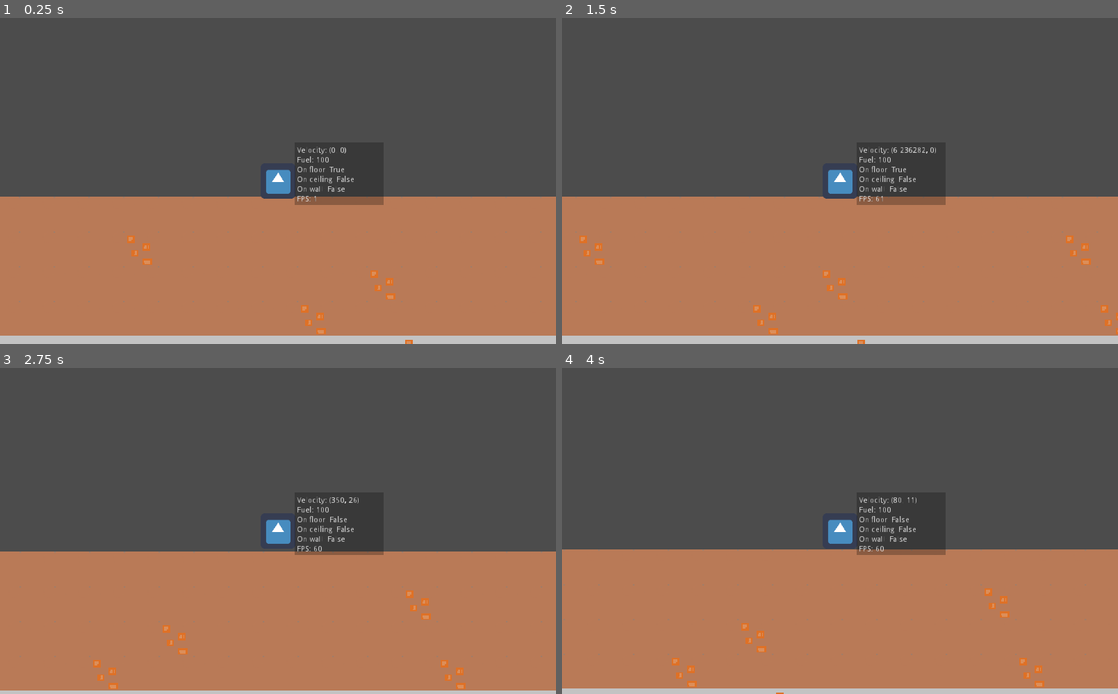
Above: before the commit, frames 1-4 (two rows, left to right).
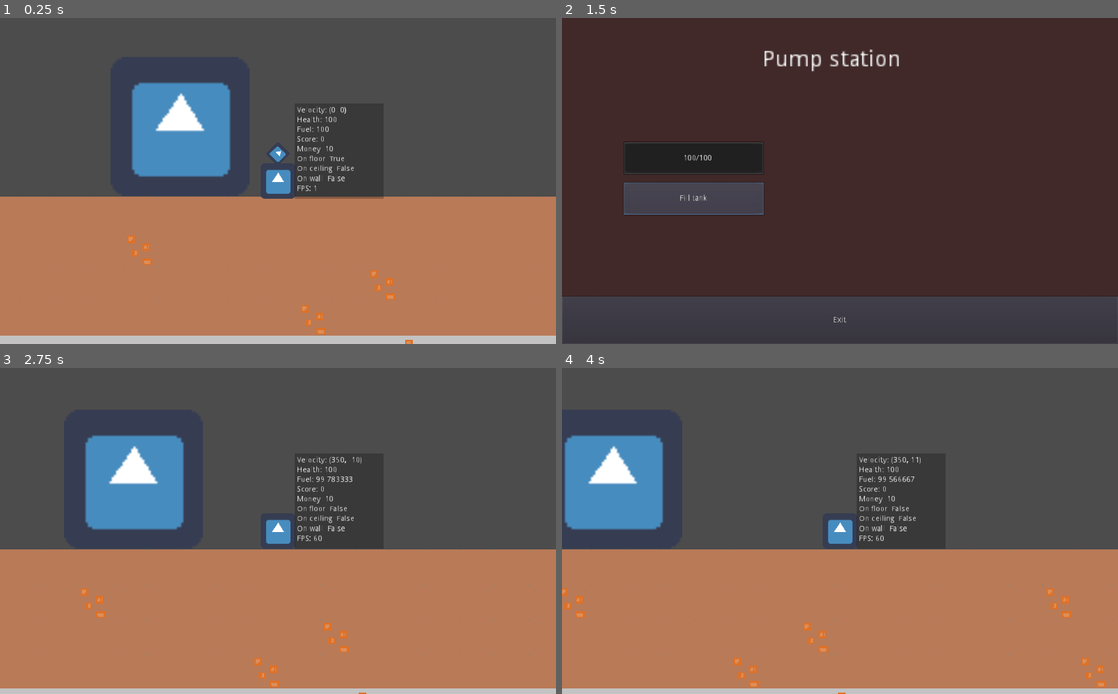
Above: after the commit, the same moments.

Repository: drabekm/Depths
Game: Godot game, scene res://Maps/ChunkTestWorld.tscn
Two runs of this game, one before a commit and one after it. Both use one fixed random seed, a clock stepped at 60 frames per second and the inputs below. The engine's default icon, where the game draws it, is replaced by a stand-in: a white triangle on a blue panel in a dark square.
Inputs (mouse positions are in pixels of both pictures, inside the frame that each line leads up to):
- Up to frame 1 (0.25 s): no input
- Up to frame 2 (1.5 s): tap Enter at 0.5 s; hold Right (ui_right) 0.53-1.25 s; hold E (function, bound only after the commit) 0.53-1.25 s; tap Up (ui_up) at 0.77, 0.8, 1.07 s; click (695, 197) at 1.25 s, where only the run after the commit has a clickable "Fill tank"
- Up to frame 3 (2.75 s): tap Space at 2 s; hold Right (ui_right) from 2.03 s (still down); tap Up (ui_up) at 2.1, 2.27, 2.57 s; tap E (function, bound only after the commit) at 2.3 s
- Up to frame 4 (4 s): release Right (ui_right) at 2.78 s; hold Left (ui_left) 2.78-3.53 s; hold E (function, bound only after the commit) 2.78-3.53 s; tap Up (ui_up) at 3.05, 3.77 s; hold Right (ui_right) from 3.53 s (still down); tap E (function, bound only after the commit) at 3.6 s

The runs differ from the first frame. In frame 1, 6.1% of the frame differs, in the area x 23-69%, y 19-58%; in frame 2, 96%, in the area x 0-100%, y 0-100%; in frame 3, 8.2%; in frame 4, 7.3%.

Commit message:
Add fuel consumption, add pumping station

Diff:
--- a/Entities/Block/Block.gd
+++ b/Entities/Block/Block.gd
@@ -9,13 +9,16 @@
 						 preload("res://Entities/Block/Textures/iron.png"),
 						 preload("res://Entities/Block/Textures/diamonds.png")]
 
+const mineral_scores = [50, 100, 1000]
+
 var material_type: int = 0
 var has_mineral: bool = false
 var mineral_type: int = -1
 var indestructable: bool = false
 
 var chunk_name: String = ""
-var score
+const BASE_SCORE = 5
+var score: int = BASE_SCORE
 
 func destroy():
 	GlobalMapData.add_deleted_block(self.position, self.chunk_name)
@@ -25,11 +28,12 @@
 	self.chunk_name = chunk_name
 	self.position = position
 
-func set_body_texture(material_type: int):
+func set_body(material_type: int):
 	self.material_type = material_type
 	get_node("Body").texture = material_textures[material_type]
 
-func set_mineral_texture(mineral_type: int):
+func set_mineral(mineral_type: int):
 	self.mineral_type = mineral_type
 	self.has_mineral = true
+	self.score = mineral_scores[mineral_type]
 	get_node("Mineral").texture = mineral_textures[mineral_type]
--- a/Entities/ChunkHandler/Chunk.gd
+++ b/Entities/ChunkHandler/Chunk.gd
@@ -24,11 +24,11 @@
 			block_position.x += self.position.x
 
 			if(block_position.y < GlobalMapData.BLOCK_SIZE * 8):
-				block_instance.set_body_texture(BlockEnums.MaterialTypes.DIRT)
+				block_instance.set_body(BlockEnums.MaterialTypes.DIRT)
 			elif(block_position.y < GlobalMapData.BLOCK_SIZE * 20):
-				block_instance.set_body_texture(BlockEnums.MaterialTypes.STONE)
+				block_instance.set_body(BlockEnums.MaterialTypes.STONE)
 			else:
-				block_instance.set_body_texture(BlockEnums.MaterialTypes.STRONG_STONE)
+				block_instance.set_body(BlockEnums.MaterialTypes.STRONG_STONE)
 
 
 			give_block_mineral(block_instance, block_position.x, block_position.y)
@@ -55,11 +55,11 @@
 
 	if  noise_value > 0.3:
 		if noise_value < 0.50:
-			block.set_mineral_texture(BlockEnums.MineralTypes.COPPER)
+			block.set_mineral(BlockEnums.MineralTypes.COPPER)
 		elif noise_value < 0.85:
-			block.set_mineral_texture(BlockEnums.MineralTypes.IRON)
+			block.set_mineral(BlockEnums.MineralTypes.IRON)
 		elif noise_value < 1:
-			block.set_mineral_texture(BlockEnums.MineralTypes.DIAMOND)
+			block.set_mineral(BlockEnums.MineralTypes.DIAMOND)
 
 	return block
 
--- a/Entities/Player/Player.gd
+++ b/Entities/Player/Player.gd
@@ -5,6 +5,8 @@
 var gravity = 0
 
 var is_thrusters_on: bool = false
+var is_moving: bool = false
+
 
 const GRAVITY_ACC = 7
 const SPEED_SLOWDOWN = 0.25
@@ -29,6 +31,7 @@
 func _physics_process(delta):
 	input()
 	_movement()
+	_subtract_fuel(delta)
 
 func _drill_colides_with_block(drill) -> bool:
 	var collider = drill.get_collider()
@@ -36,34 +39,40 @@
 		return collider.is_in_group("Block")
 	return false
 
-func _start_drilling(drill):
+func _start_drilling(drill: Node):
 	if _drill_colides_with_block(drill):
 				var collider = drill.get_collider()
 				if collider.has_mineral:
 					PlayerData.add_mineral(collider.mineral_type)
+
+				PlayerData.score += collider.score
 				collider.destroy()
 
-func reorient_drill(direction): # -1 = left, 1 = right
+func reorient_drill(direction) -> void: # -1 = left, 1 = right
 	forwardDrill.scale.x = direction
 
-func input():
+func input() -> void:
+	is_moving = false
 	var acceleration = PlayerData.acceleration
 	var max_speed = PlayerData.max_speed
 
 	if Input.is_action_pressed("ui_up"):
 		velocity.y = velocity.y - PlayerData.thurster_power
+		is_moving = true
 	elif Input.is_action_pressed("ui_down"):
 		if is_on_floor():
 			_start_drilling(bottomDrill)
 
 	if Input.is_action_pressed("ui_left"):
 		reorient_drill(-1)
+		is_moving = true
 		velocity.x = max(velocity.x - acceleration, -max_speed)
 		if is_on_wall() and is_on_floor():
 			_start_drilling(forwardDrill)
 
 	elif Input.is_action_pressed("ui_right"):
 		reorient_drill(1)
+		is_moving = true
 		velocity.x = min(velocity.x + acceleration, max_speed)
 		if is_on_wall() and is_on_floor():
 			_start_drilling(forwardDrill)
@@ -73,8 +82,12 @@
 		else:
 			velocity.x = lerp(velocity.x, 0, SPEED_SLOWDOWN_AIR)
 
+func _subtract_fuel(delta: float)-> void:
+	if is_moving:
+		PlayerData.fuel -= PlayerData.fuel_consumption * delta
 
-func _movement():
+
+func _movement() -> void:
 	velocity.y = velocity.y + GRAVITY_ACC
 	velocity = move_and_slide(velocity, Vector2(0,-1))
 
@@ -83,10 +96,13 @@
 	elif self.is_on_ceiling() and is_thrusters_on:
 		_kill_vertical_velocity()
 
-func _kill_vertical_velocity():
+func _kill_vertical_velocity() -> void:
 	velocity.y = 0
 
-func update_debug_labels():
+func update_debug_labels() -> void:
+	get_node("DEBUG/labels/health").text = "Health: " + str(PlayerData.health)
+	get_node("DEBUG/labels/score").text = "Score: " + str(PlayerData.score)
+	get_node("DEBUG/labels/money").text = "Money: " + str(PlayerData.money)
 	get_node("DEBUG/labels/velocity").text = "Velocity: " + str(velocity)
 	get_node("DEBUG/labels/fuel").text = "Fuel: " + str(PlayerData.fuel)
 	get_node("DEBUG/labels/on_floor").text = "On floor: " + str(is_on_floor())
--- a/Entities/Player/Player.tscn
+++ b/Entities/Player/Player.tscn
@@ -19,13 +19,15 @@
 shape = SubResource( 1 )
 
 [node name="DEBUG" type="Control" parent="."]
+margin_top = -12.0
+margin_bottom = -12.0
 __meta__ = {
 "_edit_use_anchors_": false
 }
 
 [node name="ColorRect" type="ColorRect" parent="DEBUG"]
 margin_left = 31.0
-margin_top = -71.0
+margin_top = -131.0
 margin_right = 194.0
 margin_bottom = 44.0
 color = Color( 0, 0, 0, 0.254902 )
@@ -35,9 +37,9 @@
 
 [node name="labels" type="VBoxContainer" parent="DEBUG"]
 margin_left = 35.0
-margin_top = -63.0
+margin_top = -125.0
 margin_right = 93.0
-margin_bottom = 41.0
+margin_bottom = -21.0
 __meta__ = {
 "_edit_use_anchors_": false
 }
@@ -50,46 +52,73 @@
 "_edit_use_anchors_": false
 }
 
-[node name="fuel" type="Label" parent="DEBUG/labels"]
+[node name="health" type="Label" parent="DEBUG/labels"]
 margin_top = 18.0
 margin_right = 58.0
 margin_bottom = 32.0
+text = "health"
+__meta__ = {
+"_edit_use_anchors_": false
+}
+
+[node name="fuel" type="Label" parent="DEBUG/labels"]
+margin_top = 36.0
+margin_right = 58.0
+margin_bottom = 50.0
 text = "fuel"
 __meta__ = {
 "_edit_use_anchors_": false
 }
 
+[node name="score" type="Label" parent="DEBUG/labels"]
+margin_top = 54.0
+margin_right = 58.0
+margin_bottom = 68.0
+text = "score"
+__meta__ = {
+"_edit_use_anchors_": false
+}
+
+[node name="money" type="Label" parent="DEBUG/labels"]
+margin_top = 72.0
+margin_right = 58.0
+margin_bottom = 86.0
+text = "money"
+__meta__ = {
+"_edit_use_anchors_": false
+}
+
 [node name="on_floor" type="Label" parent="DEBUG/labels"]
-margin_top = 36.0
+margin_top = 90.0
 margin_right = 58.0
-margin_bottom = 50.0
+margin_bottom = 104.0
 text = "floor"
 __meta__ = {
 "_edit_use_anchors_": false
 }
 
 [node name="on_ceiling" type="Label" parent="DEBUG/labels"]
-margin_top = 54.0
+margin_top = 108.0
 margin_right = 58.0
-margin_bottom = 68.0
+margin_bottom = 122.0
 text = "ceiling"
 __meta__ = {
 "_edit_use_anchors_": false
 }
 
 [node name="on_wall" type="Label" parent="DEBUG/labels"]
-margin_top = 72.0
+margin_top = 126.0
 margin_right = 58.0
-margin_bottom = 86.0
+margin_bottom = 140.0
 text = "On wall:"
 __meta__ = {
 "_edit_use_anchors_": false
 }
 
 [node name="fps" type="Label" parent="DEBUG/labels"]
-margin_top = 90.0
+margin_top = 144.0
 margin_right = 58.0
-margin_bottom = 104.0
+margin_bottom = 158.0
 text = "FPS:"
 __meta__ = {
 "_edit_use_anchors_": false
--- a/Entities/Player/PlayerData.gd
+++ b/Entities/Player/PlayerData.gd
@@ -3,11 +3,15 @@
 
 extends Node
 
+var is_alive: bool = true
+var is_imortal: bool = false # for debug
+
 var health: int = 100
 var max_health: int = 100
 
-var fuel: int = 100
+var fuel: float = 100
 var max_fuel: int = 100
+var fuel_consumption = 0.5
 
 var capacity: int = 0
 var max_capacity: int = 20
@@ -16,6 +20,8 @@
 var acceleration: int = 15
 var thurster_power = 20
 
+var score: int = 0
+var money: int = 10
 
 var inventory = {
 	BlockEnums.MineralTypes.COPPER : 0,
@@ -23,7 +29,13 @@
 	BlockEnums.MineralTypes.DIAMOND : 0
 }
 
-func add_mineral(type):
+func add_mineral(type) -> void:
 	if type in inventory and capacity < max_capacity:
 		inventory[type] += 1
 		capacity += 1
+
+func check_if_alive() -> bool:
+	if not is_imortal:
+		is_alive = health > 0 and fuel > 0
+
+	return is_alive
--- /dev/null
+++ b/Entities/Shops/FuelShop/FuelShop.gd
@@ -0,0 +1,90 @@
+extends Node2D
+
+var is_player_near: bool = false
+
+var player_node: Node
+var button_marker: Node
+var y_offset: int = 50 # how much is the marker moved up
+var shop_oppened: bool = false
+
+const PRICE_PER_UNIT = 2
+
+var fuel_info
+var fuel_tank
+
+func _ready():
+	set_process(false)
+	set_process_input(false)
+	button_marker = get_node("ButtonMarker")
+	fuel_tank = get_node("CanvasLayer/UI/FuelTank")
+	fuel_info = get_node("CanvasLayer/UI/FuelTank/FuelInfo")
+
+func _process(delta):
+
+	if player_node.is_on_floor(): # show button market
+		button_marker.visible = true
+		var new_position = player_node.global_position
+		new_position.y -= y_offset
+		button_marker.global_position = new_position
+	else:
+		button_marker.visible = false
+		pass
+
+func _input(event):
+	if event.is_action_pressed("function"):
+		if !shop_oppened:
+			_open_shop()
+		elif shop_oppened:
+			_close_shop()
+
+	if event.is_action_pressed("escape") and shop_oppened:
+		_close_shop()
+
+func _open_shop():
+	get_tree().paused = true
+	shop_oppened = true
+	_update_fuel_info()
+	get_node("CanvasLayer/UI").visible = true
+
+func _update_fuel_info():
+	fuel_info.text = str(PlayerData.fuel) + "/" + str(PlayerData.max_fuel)
+	fuel_tank.max_value = PlayerData.max_fuel
+	fuel_tank.value = PlayerData.fuel
+
+func _close_shop():
+	get_tree().paused = false
+	shop_oppened = false
+	get_node("CanvasLayer/UI").visible = false
+
+func _on_Area2D_body_entered(body):
+	if body.is_in_group("Player"):
+		is_player_near = true
+		player_node = body
+		button_marker.visible = true
+		set_process(true)
+		set_process_input(true)
+
+
+func _on_Area2D_body_exited(body):
+	if body.is_in_group("Player"):
+		is_player_near = false
+		player_node = null
+		button_marker.visible = false
+		set_process(false)
+		set_process_input(true)
+
+
+func _on_ButtonExit_pressed():
+	_close_shop()
+
+
+func _on_ButtonFill_pressed():
+	PlayerData.fuel = floor(PlayerData.fuel)
+	for i in range(PlayerData.max_fuel - PlayerData.fuel):
+		if PlayerData.money > PRICE_PER_UNIT:
+			PlayerData.fuel += 1
+			PlayerData.money -= 2
+		else:
+			break
+
+	_update_fuel_info()
--- /dev/null
+++ b/Entities/Shops/FuelShop/FuelShop.tscn
@@ -0,0 +1,97 @@
+[gd_scene load_steps=4 format=2]
+
+[ext_resource path="res://icon.png" type="Texture" id=1]
+[ext_resource path="res://Entities/Shops/FuelShop/FuelShop.gd" type="Script" id=2]
+
+[sub_resource type="RectangleShape2D" id=1]
+extents = Vector2( 164, 164 )
+
+[node name="FuelShop" type="Node2D"]
+pause_mode = 2
+script = ExtResource( 2 )
+
+[node name="Building" type="Sprite" parent="."]
+scale = Vector2( 4, 4 )
+texture = ExtResource( 1 )
+
+[node name="Area2D" type="Area2D" parent="."]
+
+[node name="CollisionShape2D" type="CollisionShape2D" parent="Area2D"]
+shape = SubResource( 1 )
+
+[node name="ButtonMarker" type="Sprite" parent="."]
+visible = false
+rotation = 0.785398
+scale = Vector2( 0.5, 0.5 )
+z_index = 2
+texture = ExtResource( 1 )
+
+[node name="CanvasLayer" type="CanvasLayer" parent="."]
+
+[node name="UI" type="Control" parent="CanvasLayer"]
+visible = false
+anchor_right = 1.0
+anchor_bottom = 1.0
+__meta__ = {
+"_edit_use_anchors_": false
+}
+
+[node name="Background" type="ColorRect" parent="CanvasLayer/UI"]
+anchor_right = 1.0
+anchor_bottom = 1.0
+color = Color( 0.258824, 0.160784, 0.160784, 1 )
+
+[node name="FuelTank" type="ProgressBar" parent="CanvasLayer/UI"]
+margin_left = 111.531
+margin_top = 227.0
+margin_right = 372.531
+margin_bottom = 289.0
+percent_visible = false
+
+[node name="FuelInfo" type="Label" parent="CanvasLayer/UI/FuelTank"]
+anchor_left = 0.5
+anchor_top = 0.5
+anchor_right = 0.5
+anchor_bottom = 0.5
+margin_left = -20.0
+margin_top = -7.0
+margin_right = 20.0
+margin_bottom = 7.0
+text = "0/10"
+__meta__ = {
+"_edit_use_anchors_": false
+}
+
+[node name="ButtonFill" type="Button" parent="CanvasLayer/UI"]
+margin_left = 113.0
+margin_top = 303.0
+margin_right = 372.0
+margin_bottom = 362.0
+text = "Fill tank"
+
+[node name="Title" type="Label" parent="CanvasLayer/UI"]
+anchor_right = 1.0
+margin_top = 42.0
+margin_right = -692.0
+margin_bottom = 66.0
+rect_scale = Vector2( 3, 3 )
+text = "Pump station"
+align = 1
+valign = 1
+__meta__ = {
+"_edit_use_anchors_": false
+}
+
+[node name="ButtonExit" type="Button" parent="CanvasLayer/UI"]
+anchor_top = 1.0
+anchor_right = 1.0
+anchor_bottom = 1.0
+margin_top = -88.0
+text = "Exit"
+__meta__ = {
+"_edit_use_anchors_": false
+}
+[connection signal="body_entered" from="Area2D" to="." method="_on_Area2D_body_entered"]
+[connection signal="body_exited" from="Area2D" to="." method="_on_Area2D_body_exited"]
+[connection signal="pressed" from="CanvasLayer/UI/ButtonFill" to="." method="_on_ButtonFill_pressed"]
+[connection signal="pressed" from="CanvasLayer/UI/ButtonExit" to="." method="_on_ButtonExit_pressed"]
--- a/Maps/ChunkTestWorld.tscn
+++ b/Maps/ChunkTestWorld.tscn
@@ -1,14 +1,21 @@
-[gd_scene load_steps=5 format=2]
+[gd_scene load_steps=6 format=2]
 
 [ext_resource path="res://Entities/ChunkHandler/ChunkHandler.tscn" type="PackedScene" id=1]
 [ext_resource path="res://Entities/Player/Player.tscn" type="PackedScene" id=2]
 [ext_resource path="res://Menus/Inventory/Inventory.tscn" type="PackedScene" id=3]
 [ext_resource path="res://Menus/PauseMenu/PauseMenu.tscn" type="PackedScene" id=4]
+[ext_resource path="res://Entities/Shops/FuelShop/FuelShop.tscn" type="PackedScene" id=5]
 
 [node name="Node2D" type="Node2D"]
+position = Vector2( 1, 0 )
 
 [node name="ChunkHandler" parent="." instance=ExtResource( 1 )]
 position = Vector2( 0, 0 )
+
+[node name="Shops" type="Node2D" parent="."]
+
+[node name="FuelShop" parent="Shops" instance=ExtResource( 5 )]
+position = Vector2( -22.6923, -129.479 )
 
 [node name="Player" parent="." instance=ExtResource( 2 )]
 position = Vector2( 157.338, -37.9644 )
--- a/project.godot
+++ b/project.godot
@@ -24,10 +24,6 @@
 GlobalMapData="*res://Singletons/GlobalMapData.gd"
 BlockEnums="*res://Singletons/BlockEnums.gd"
 PlayerData="*res://Singletons/PlayerData.tscn"
-
-[debug]
-
-settings/stdout/print_fps=true
 
 [display]
 
@@ -74,6 +70,11 @@
 "events": [ Object(InputEventKey,"resource_local_to_scene":false,"resource_name":"","device":0,"alt":false,"shift":false,"control":false,"meta":false,"command":false,"pressed":false,"scancode":16777217,"unicode":0,"echo":false,"script":null)
  ]
 }
+function={
+"deadzone": 0.5,
+"events": [ Object(InputEventKey,"resource_local_to_scene":false,"resource_name":"","device":0,"alt":false,"shift":false,"control":false,"meta":false,"command":false,"pressed":false,"scancode":69,"unicode":0,"echo":false,"script":null)
+ ]
+}
 
 [memory]
 
